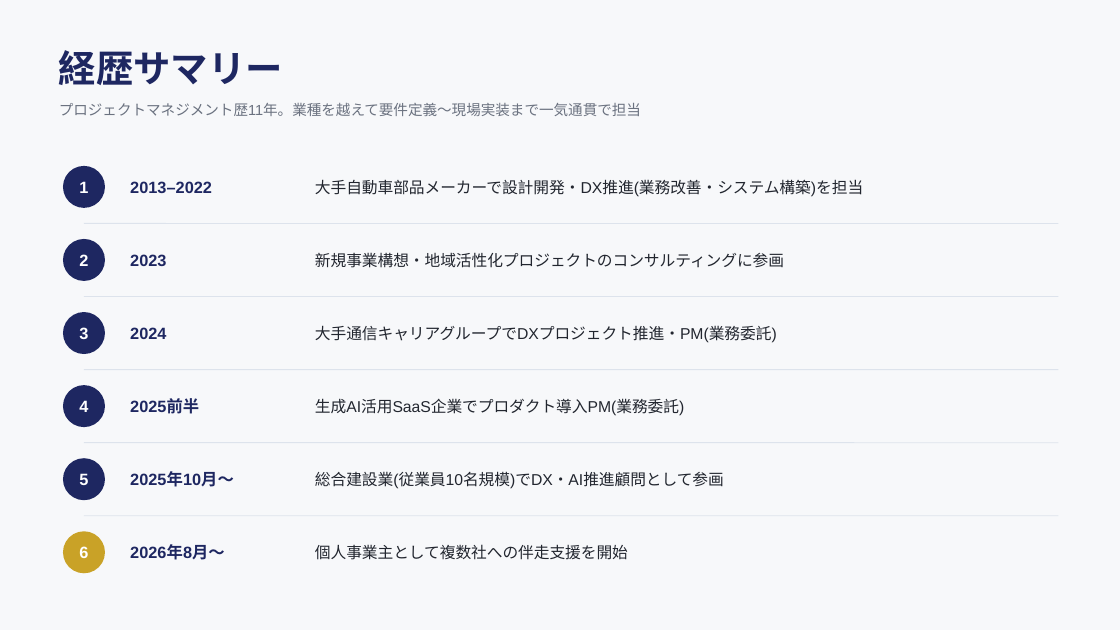
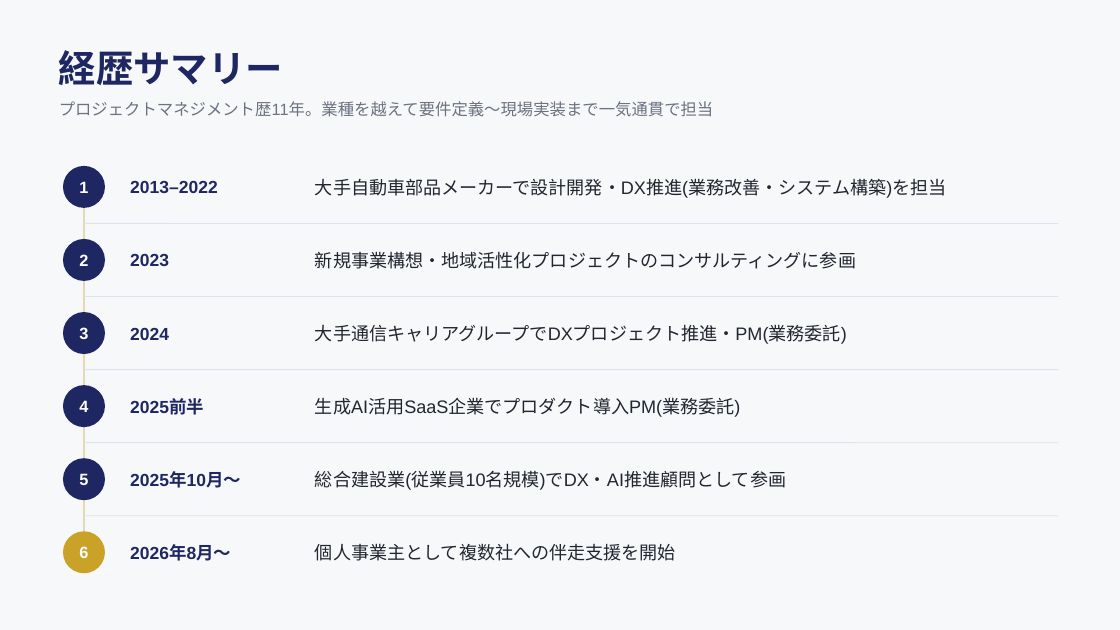
Before and after one commit to hioguitar/practice_20250730, a slide deck: slide 2 of 03_carrire/ポートフォリオ/日置俊行_ポートフォリオ.pptx. Drawn at 1120x630 pixels with LibreOffice and Linux fonts; fonts in the diff are those of the drawing. Boxes give left, top, right and bottom in pixels: in the first picture for what was removed or moved away, otherwise in the second. Text is boxed around its words. In the diff, an @@ line names an element or a change of style, - is before the commit and + after.

Commit message:
ポートフォリオPPTXのフィードバック対応:アイコン視認性・フォント拡大・視覚要素追加
黒色で見づらかったアイコンを白抜きに変更、本文フォントを拡大、経歴タイムラインの連結線・強みスライドの流れを示す矢印・コーナーの同心円装飾を追加して視覚的な物足りなさを解消。

```diff
--- a/03_carrire/ポートフォリオ/日置俊行_ポートフォリオ.pptx
+++ b/03_carrire/ポートフォリオ/日置俊行_ポートフォリオ.pptx
@@ text "プロジェクトマネジメント歴11年。業種を越えて要件定義〜現場実装まで一気通貫で担当" at [59,101,714,117]: size 12.5 to 14 pt @@
@@ line added from (84, 187) to (84, 553), #C9A227 1.5 pt @@
@@ size 14 to 15 pt in 6 elements at [130,180,218,193], [130,254,169,266], [130,328,169,340], [130,399,204,415], [130,472,241,488], [130,545,231,561] @@
@@ size 13.5 to 15.5 pt in 6 elements at [315,178,947,198], [315,251,856,269], [315,324,847,344], [315,397,740,417], [315,470,786,490], [315,543,676,561] @@
```
Also in this commit, not shown: 3 other slides changed, 2 other files.
